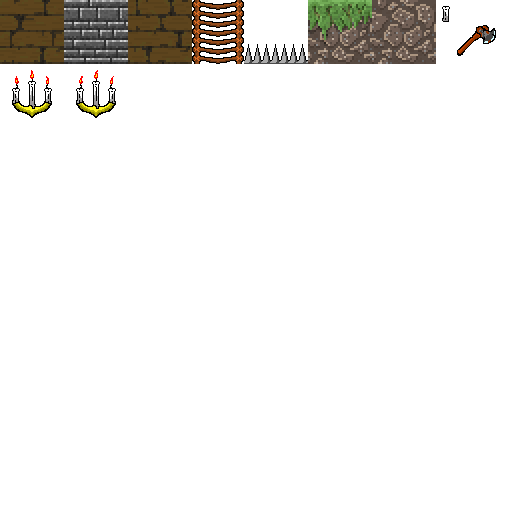
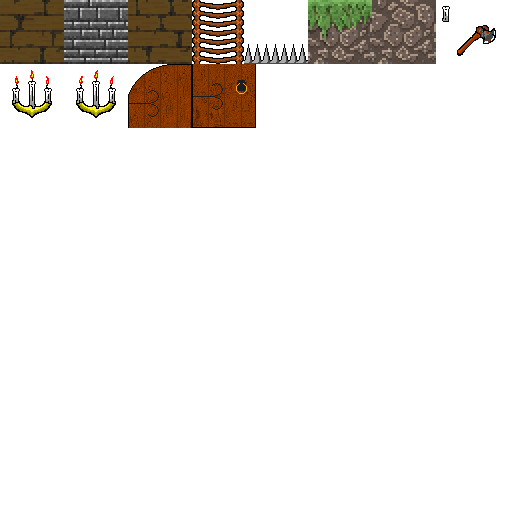
Revision of a layered 512 × 512 image; what changed, layer by layer:
added layer "New Piskel-2.png" above "New Piskel-1.png" over [192, 64, 256, 128]
added layer "New Piskel-1.png" above "candle broken" over [128, 64, 192, 128]
